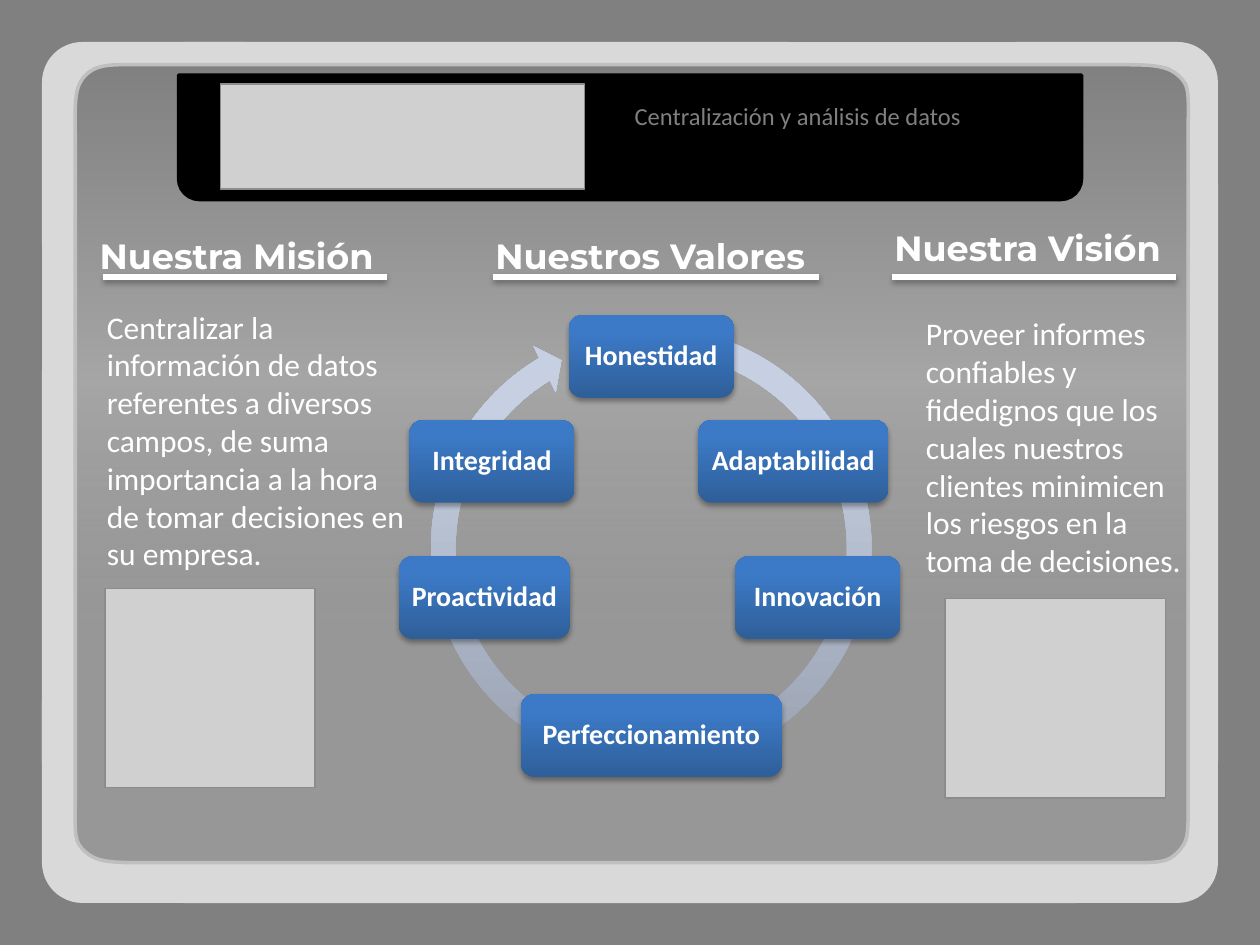
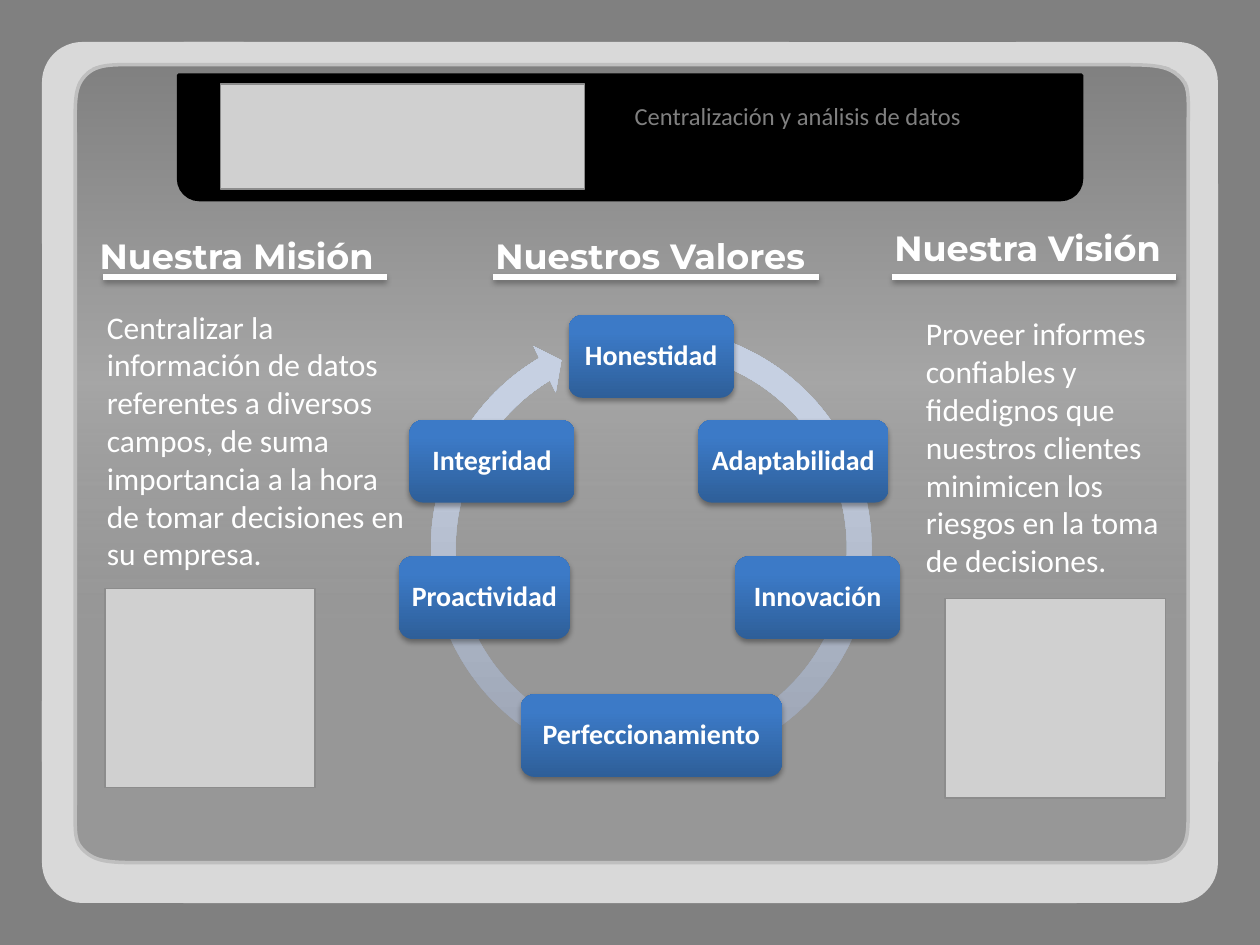
Before and after one commit to adrianachelotti/tallerdesarrollo1ero2011, a slide deck: slide 3 of Presentacion/Comercial/Presentacion Comercial.pptx. Drawn at 1260x945 pixels with LibreOffice and Linux fonts; fonts in the diff are those of the drawing; grey boxes stand for pictures. Boxes give left, top, right and bottom in pixels: in the first picture for what was removed or moved away, otherwise in the second. Text is boxed around its words. In the diff, an @@ line names an element or a change of style, - is before the commit and + after.

```diff
--- a/Presentacion/Comercial/Presentacion Comercial.pptx
+++ b/Presentacion/Comercial/Presentacion Comercial.pptx
@@ text at (926,323,1158,572): text changed @@
-Proveer informes confiables y fidedignos que los cuales nuestros clientes minimicen los riesgos en la toma de decisiones.
+Proveer informes confiables y fidedignos que nuestros clientes minimicen los riesgos en la toma de decisiones.
```
Also in this commit, not shown: 2 other slides changed, 1 other file.
